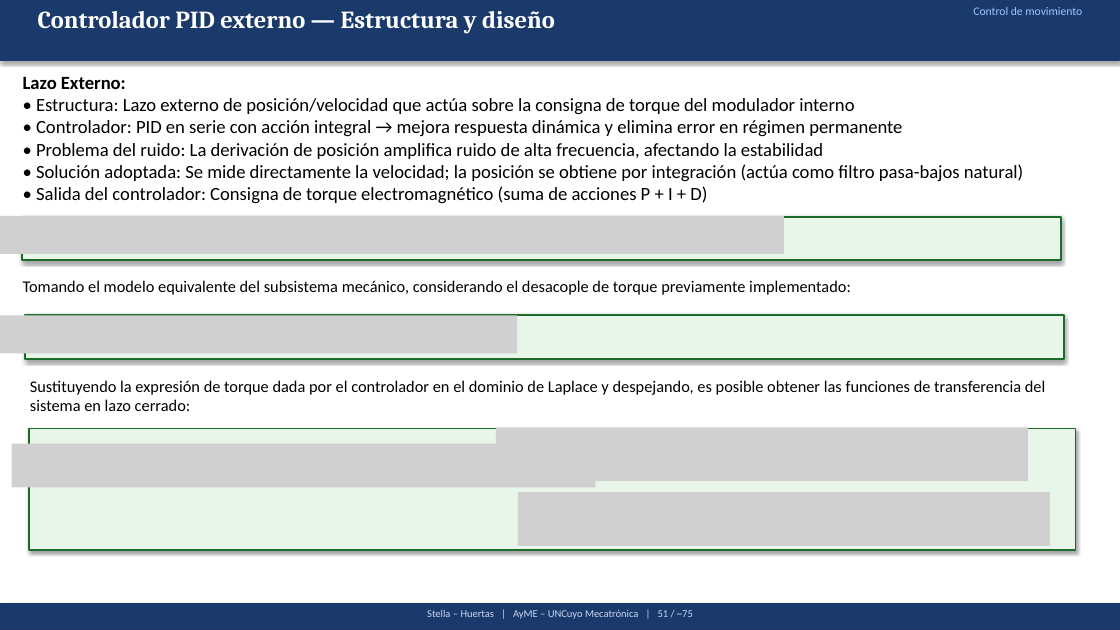
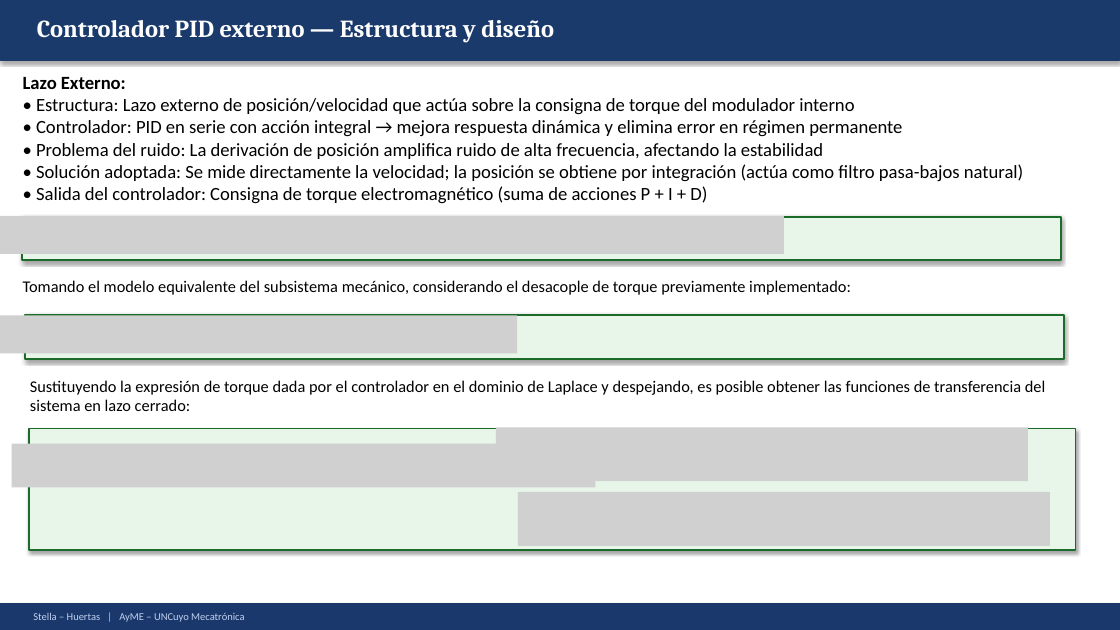
Before and after one commit to Juan-Stella/Automatica-y-maquinas-electricas-final, a slide deck: slide 69 of Presentación/AyME_Stella_Huertas_Presentacion1.pptx. Drawn at 1120x630 pixels with LibreOffice and Linux fonts; fonts in the diff are those of the drawing; grey boxes stand for pictures. Boxes give left, top, right and bottom in pixels: in the first picture for what was removed or moved away, otherwise in the second. Text is boxed around its words. In the diff, an @@ line names an element or a change of style, - is before the commit and + after.

```diff
--- a/Presentación/AyME_Stella_Huertas_Presentacion1.pptx
+++ b/Presentación/AyME_Stella_Huertas_Presentacion1.pptx
@@ text "Controlador PID externo — Estructura ...": place and size @@
-text "Controlador PID externo — Estructura ..." at [38, 11, 555, 34]
+text "Controlador PID externo — Estructura ..." at [37, 20, 554, 43]
@@ text removed at [973, 7, 1082, 15] @@
-Control de movimiento
@@ rectangle added at [0, 603, 1120, 630], fill #1A386B, outline #1A386B 1 pt @@
@@ text "Stella – Huertas | AyME ..." at [33, 612, 244, 622]: vertical alignment top to middle @@
@@ text at [33, 612, 244, 622]: text changed; text colour #C8D8F0 to #C0D0F0 @@
-Stella – Huertas | AyME – UNCuyo Mecatrónica | 51 / ~75
+Stella – Huertas | AyME – UNCuyo Mecatrónica
```
Also in this commit, not shown: 94 other slides changed, 1 other file.
